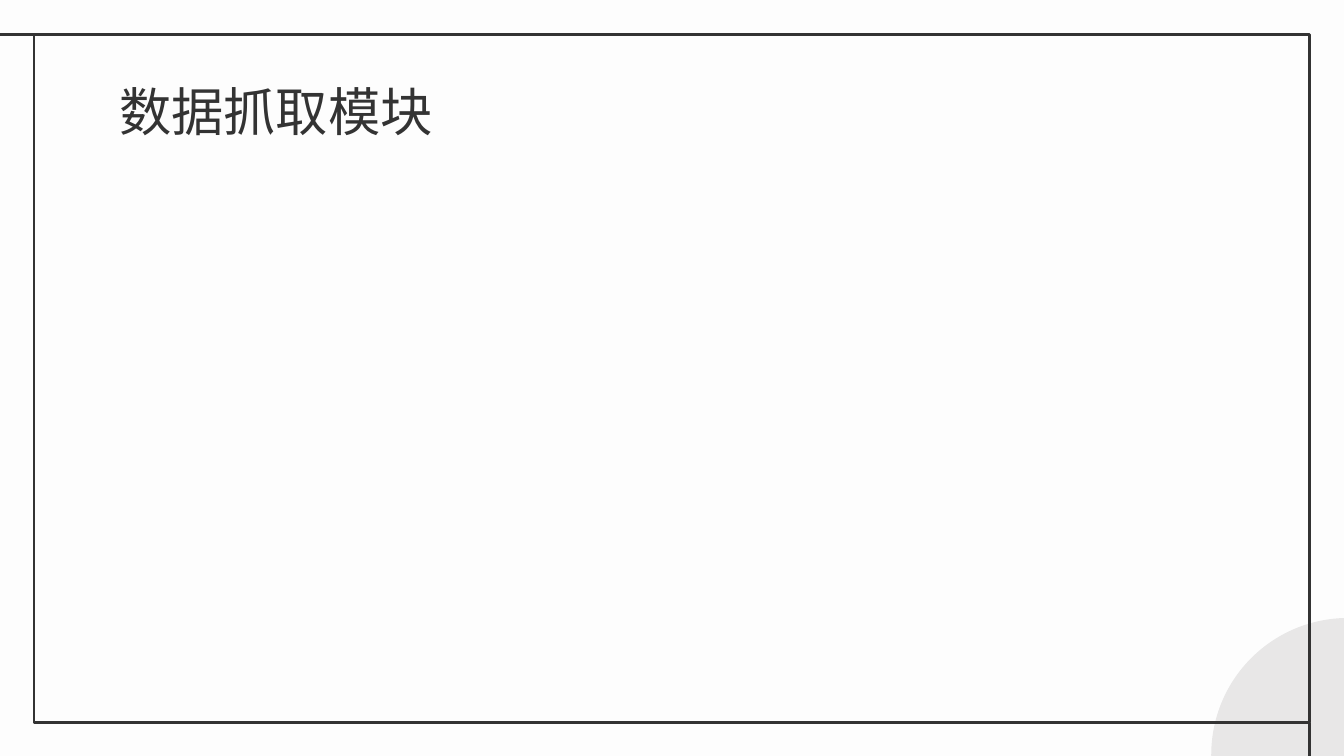
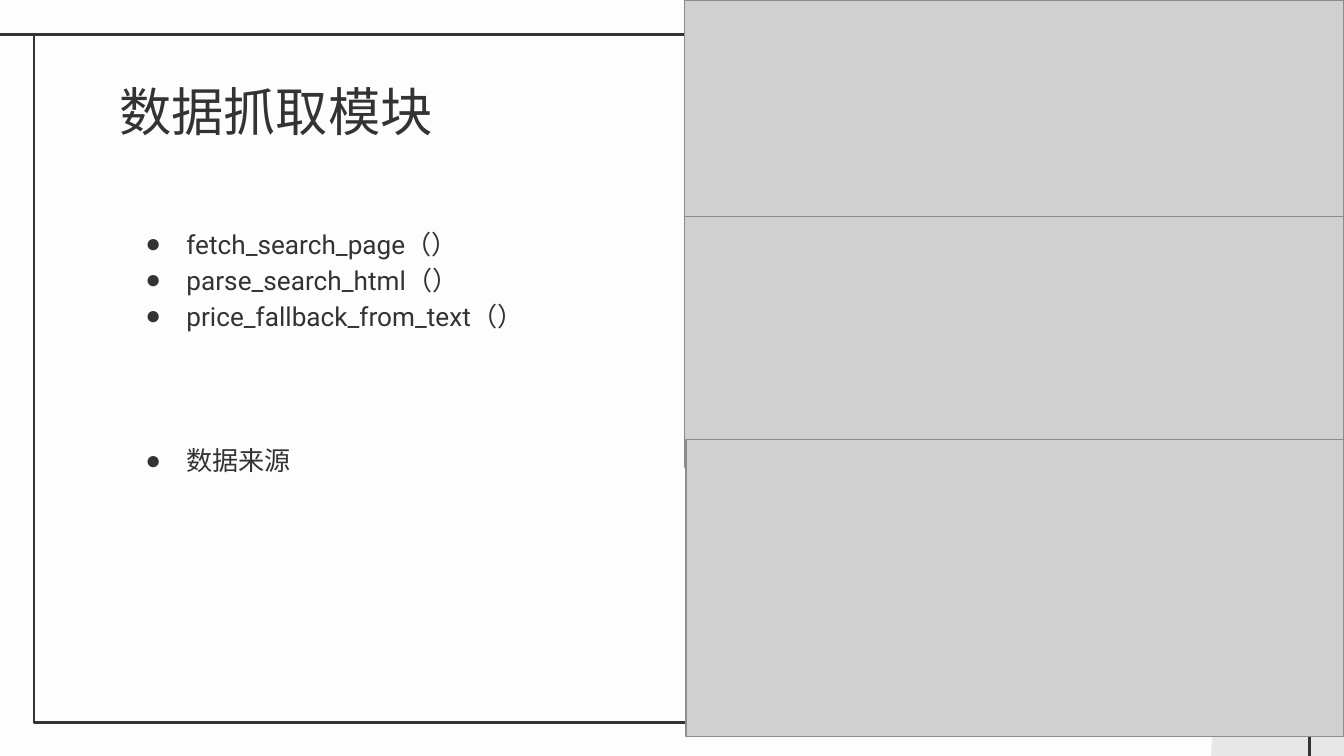
Before and after one commit to sky888galaxy/steam-spider, a slide deck: slide 6 of docs/答辩.pptx. Drawn at 1344x756 pixels with LibreOffice and Linux fonts; fonts in the diff are those of the drawing; grey boxes stand for pictures. Boxes give left, top, right and bottom in pixels: in the first picture for what was removed or moved away, otherwise in the second. Text is boxed around its words. In the diff, an @@ line names an element or a change of style, - is before the commit and + after.

```diff
--- a/docs/答辩.pptx
+++ b/docs/答辩.pptx
@@ picture added at <box>685,0,1344,216</box> @@
@@ text added at <box>186,232,523,472</box>, 14 pt, text #333333 @@
+● fetch_search_page（）
+● parse_search_html（）
+● price_fallback_from_text（）
+● 数据来源
@@ picture added at <box>685,216,1344,468</box> @@
@@ picture added at <box>685,439,1344,737</box> @@
```
Also in this commit, not shown: 7 other slides changed, 10 slides added, 2 slides removed, 3 other files.
